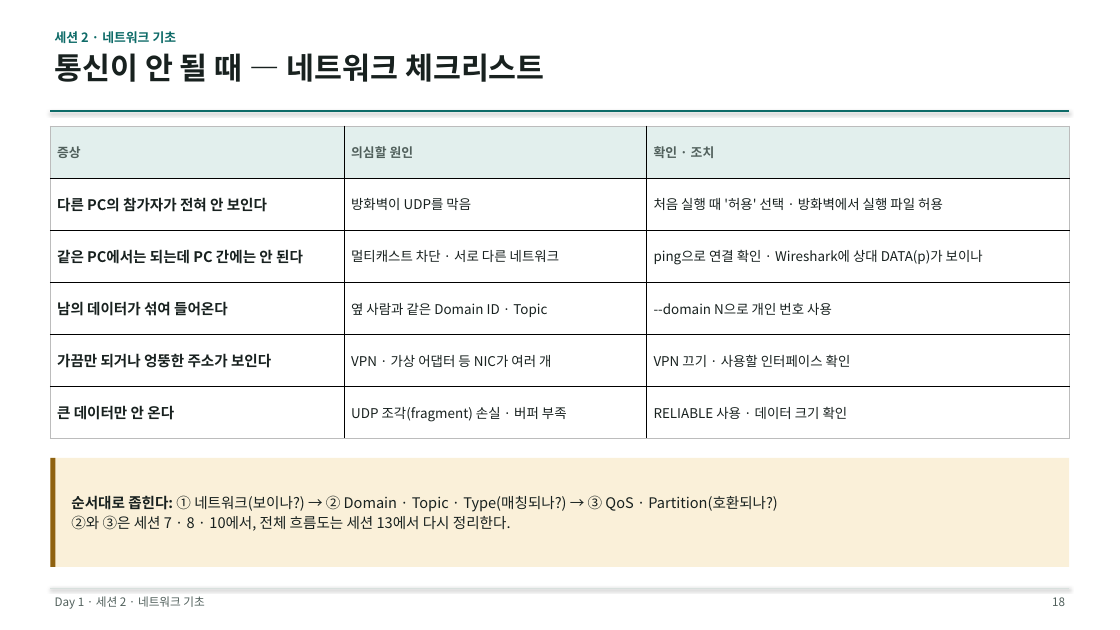
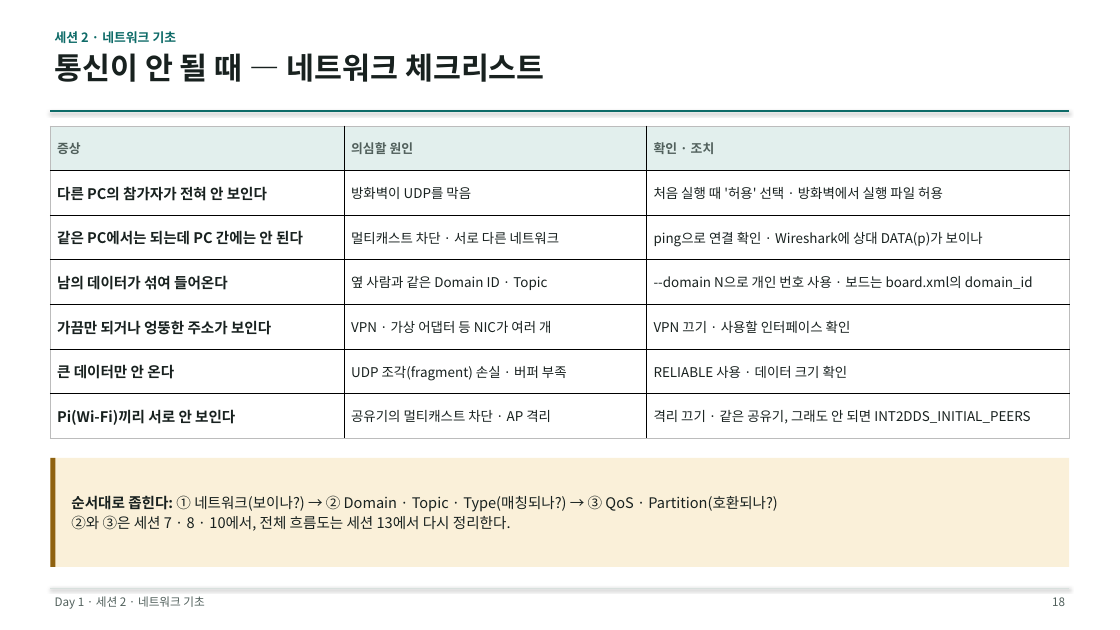
Before and after one commit to IntellectusCorp/int2DDS-lecture, a slide deck: slide 17 of int2dds-lecture-for-beginner.pptx. Drawn at 1120x630 pixels with LibreOffice and Linux fonts; fonts in the diff are those of the drawing. Boxes give left, top, right and bottom in pixels: in the first picture for what was removed or moved away, otherwise in the second. Text is boxed around its words. In the diff, an @@ line names an element or a change of style, - is before the commit and + after.

Commit message:
FEAT: Add Raspberry Pi board labs and remove C lab sources
- Add board_pub / board_sub, board.xml and led.py (LED display of instance state)
- Fetch int2DDS from the GitHub develop branch instead of a local path
- Remove the old C labs (dds-lecture-src)
- Update README and slides for the board labs

```diff
--- a/int2dds-lecture-for-beginner.pptx
+++ b/int2dds-lecture-for-beginner.pptx
@@ table at (50, 126, 1070, 439) @@
-row 4, column 3: --domain N으로 개인 번호 사용
+row 4, column 3: --domain N으로 개인 번호 사용 · 보드는 board.xml의 domain_id
+row 7: Pi(Wi-Fi)끼리 서로 안 보인다 | 공유기의 멀티캐스트 차단 · AP 격리 | 격리 끄기 · 같은 공유기, 그래도 안 되면 INT2DDS_INITIAL_PEERS
```
Also in this commit, not shown: 9 other slides changed, 4 slides added, 43 other files.
